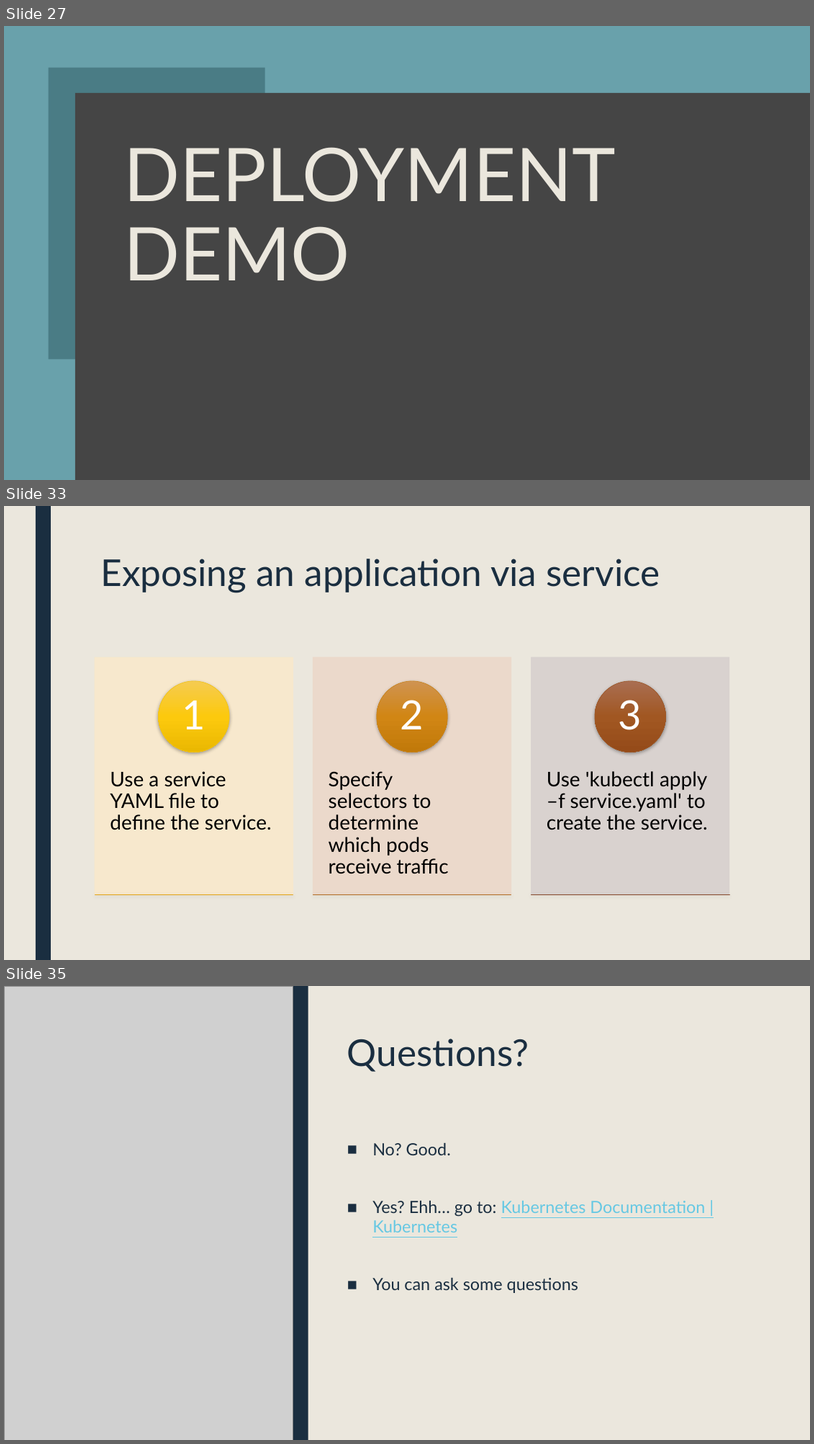
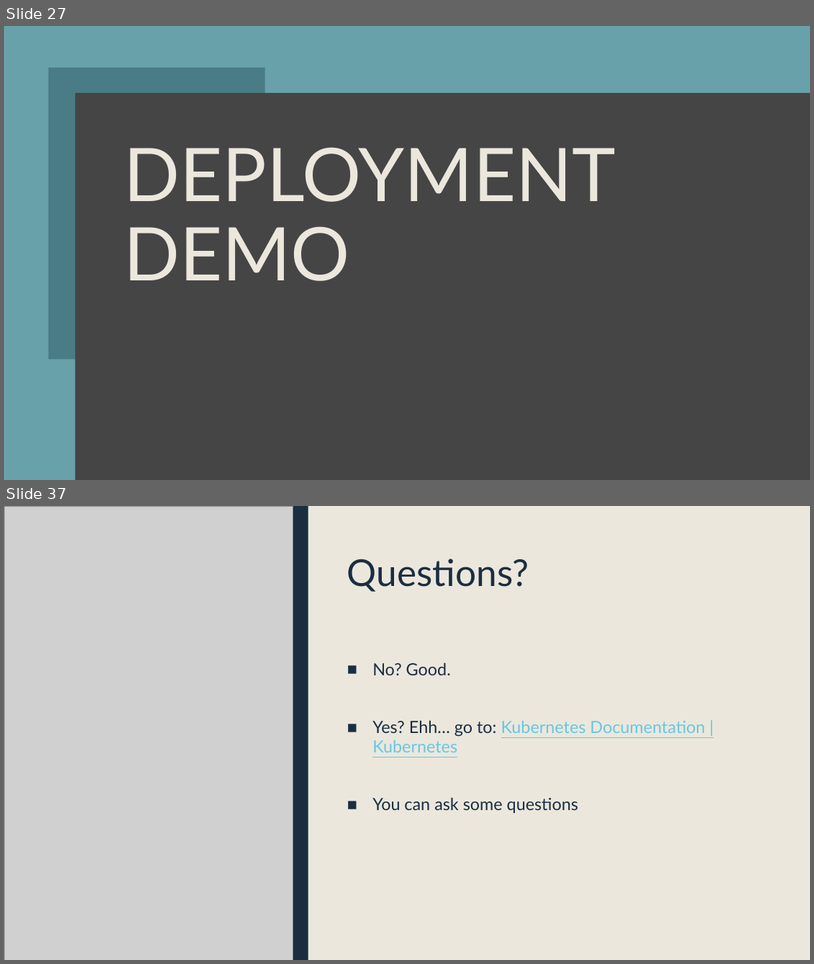
Before and after one commit to sebivenlo/ESD-2023-Kubernetes, a slide deck: presentation/Kubernetes.pptx. Shown one above the other, each under a label of ours: slides 27, 33 and 35 before the commit, slides 27 and 37 after it; the slides between them are not shown. The pictures are 814x1444 and 814x964 pixels, drawn with LibreOffice and Linux fonts; fonts in the diff are those of the drawing; grey boxes stand for pictures. Boxes give left, top, right and bottom in pixels: in the first picture for what was removed or moved away, otherwise in the second. Text is boxed around its words. In the diff, an @@ line names an element or a change of style, - is before the commit and + after.

Commit message:
Changes in slides about services
I Improved the slides regarding the Services in kubernetes.

```diff
--- a/presentation/Kubernetes.pptx
+++ b/presentation/Kubernetes.pptx
@@ slide 33 removed at [4,506,810,960], background #EBE7DD; not listed: 1 template element that a slide beside it also shows @@
@@ title removed at [100,559,661,592] @@
-Exposing an application via service
@@ group removed at [95,657,730,894]: 6 rectangles, 6 texts, 3 ellipses @@
-Use a service YAML file to define the service.
-1
-Specify selectors to determine which pods receive traffic
-2
-Use 'kubectl apply –f service.yaml' to create the service.
-3
@@ what was slide 35 is now slide 37 @@
```
Also in this commit, not shown: 3 slides changed, 5 slides added, 2 other slides removed.
